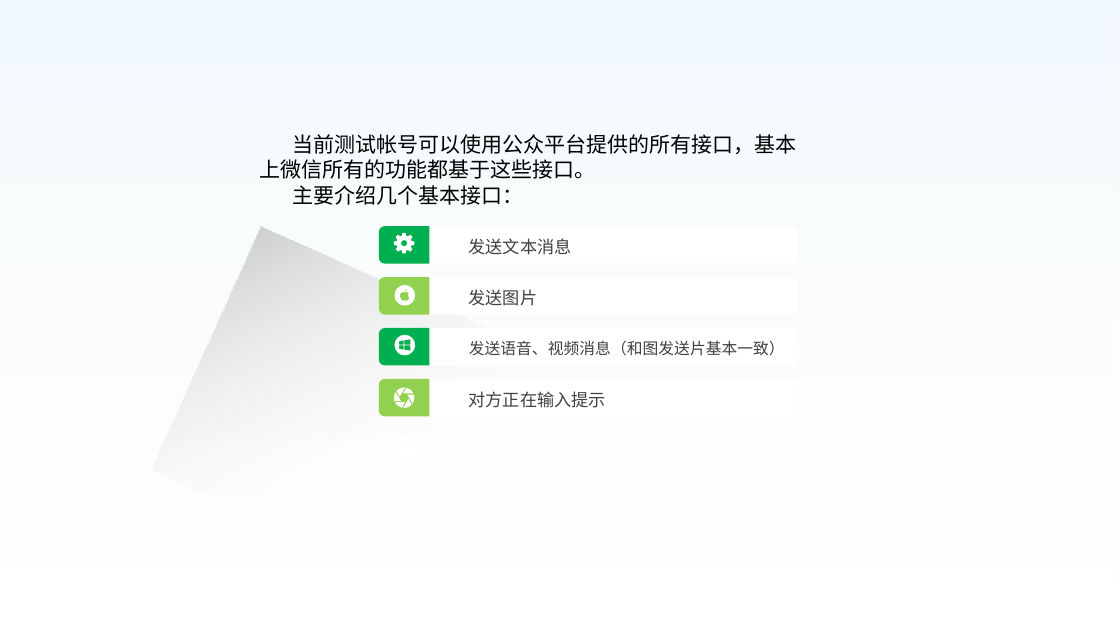
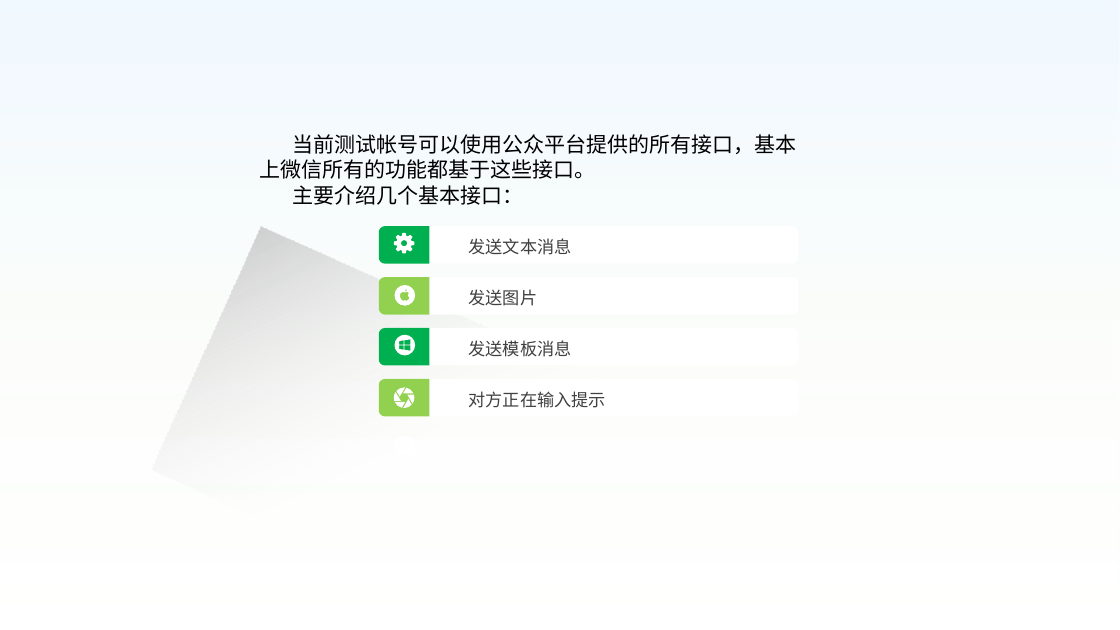
Before and after one commit to liyang1900/test, a slide deck: slide 10 of 微信公众号.pptx (slide 13 before the commit). Drawn at 1120x630 pixels with LibreOffice and Linux fonts; fonts in the diff are those of the drawing. Boxes give left, top, right and bottom in pixels: in the first picture for what was removed or moved away, otherwise in the second. Text is boxed around its words. In the diff, an @@ line names an element or a change of style, - is before the commit and + after.

Commit message:
update

```diff
--- a/微信公众号.pptx
+++ b/微信公众号.pptx
@@ text at box(469, 340, 572, 357): text changed; size 13.6 to 14.7 pt @@
-发送语音、视频消息（和图发送片基本一致）
+发送模板消息
```
Also in this commit, not shown: 3 other slides changed, 1 slide added, 3 slides removed.
